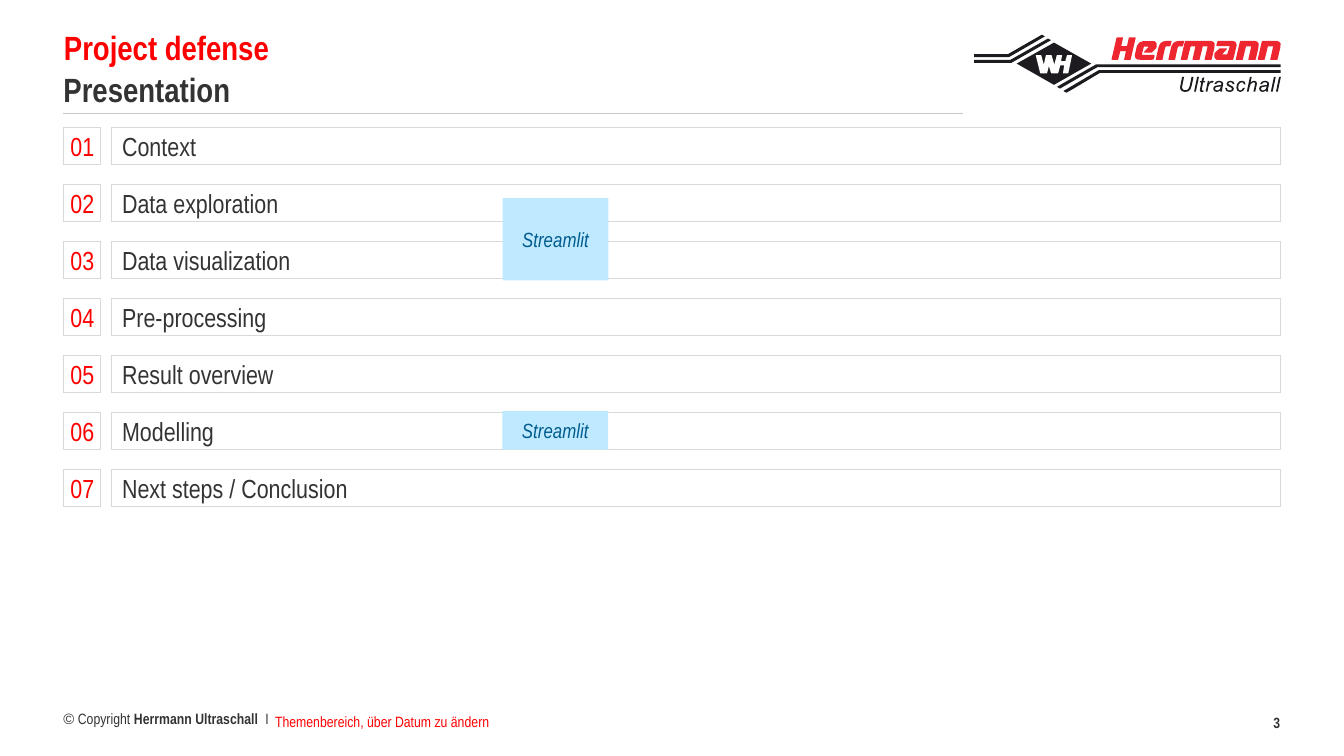
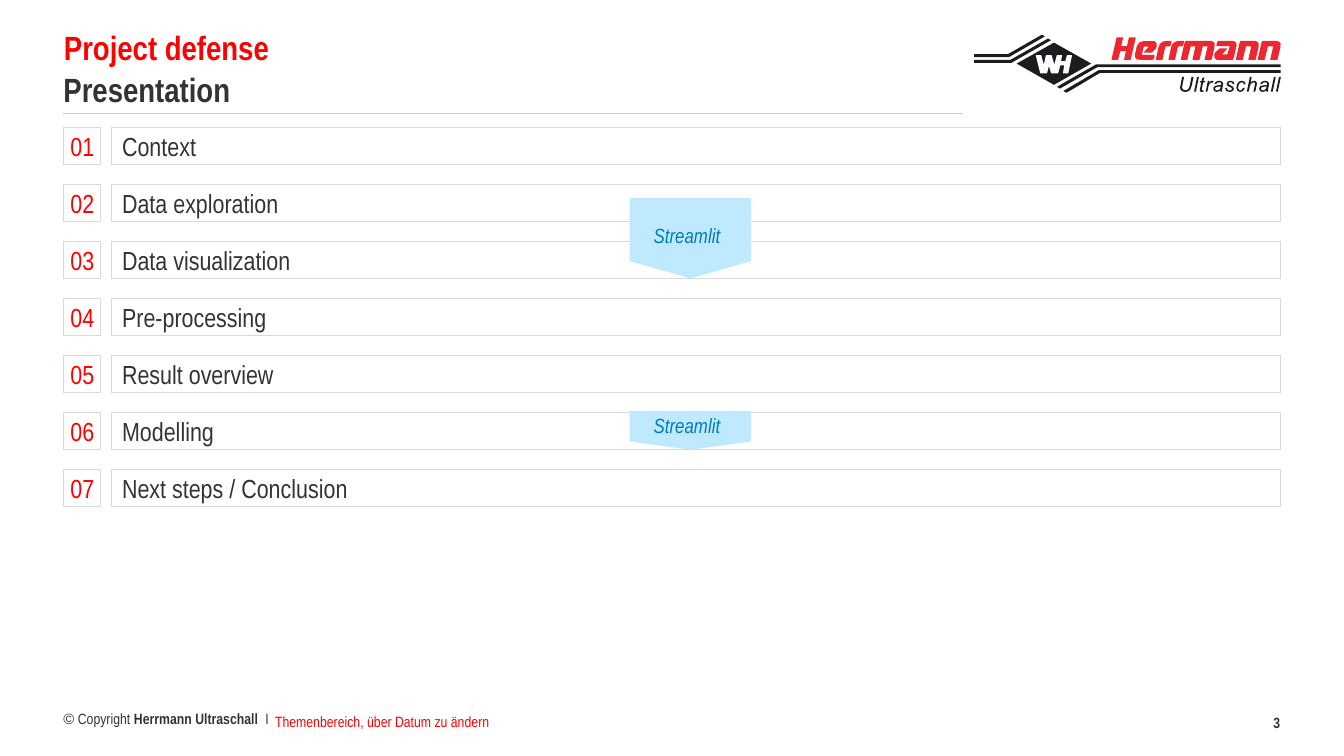
Before and after one commit to francoisbrouet/sep24_cds_int_us-welding, a slide deck: slide 3 of defense/Project defense Francois Brouet.pptx. Drawn at 1344x756 pixels with LibreOffice and Linux fonts; fonts in the diff are those of the drawing; background and template pictures are left out. Boxes give left, top, right and bottom in pixels: in the first picture for what was removed or moved away, otherwise in the second. Text is boxed around its words. In the diff, an @@ line names an element or a change of style, - is before the commit and + after.

Commit message:
250826 14:11

```diff
--- a/defense/Project defense Francois Brouet.pptx
+++ b/defense/Project defense Francois Brouet.pptx
@@ pentagon arrow added at [630,198,751,278], fill #BFE9FF @@
@@ text "Streamlit" at [654,228,720,243]: text colour #005C8E to #007BBD; alignment centre to left; vertical alignment middle to top; fill #BFE9FF to none @@
@@ text "Streamlit": place and size @@
-text "Streamlit" at [503,198,609,280]
+text "Streamlit" at [654,228,720,243]
@@ pentagon arrow added at [630,411,751,450], fill #BFE9FF @@
@@ text "Streamlit": place and size @@
-text "Streamlit" at [503,411,609,450]
+text "Streamlit" at [654,418,720,433]
@@ text "Streamlit" at [654,418,720,433]: text colour #005C8E to #007BBD; alignment centre to left; vertical alignment middle to top; fill #BFE9FF to none @@
```
